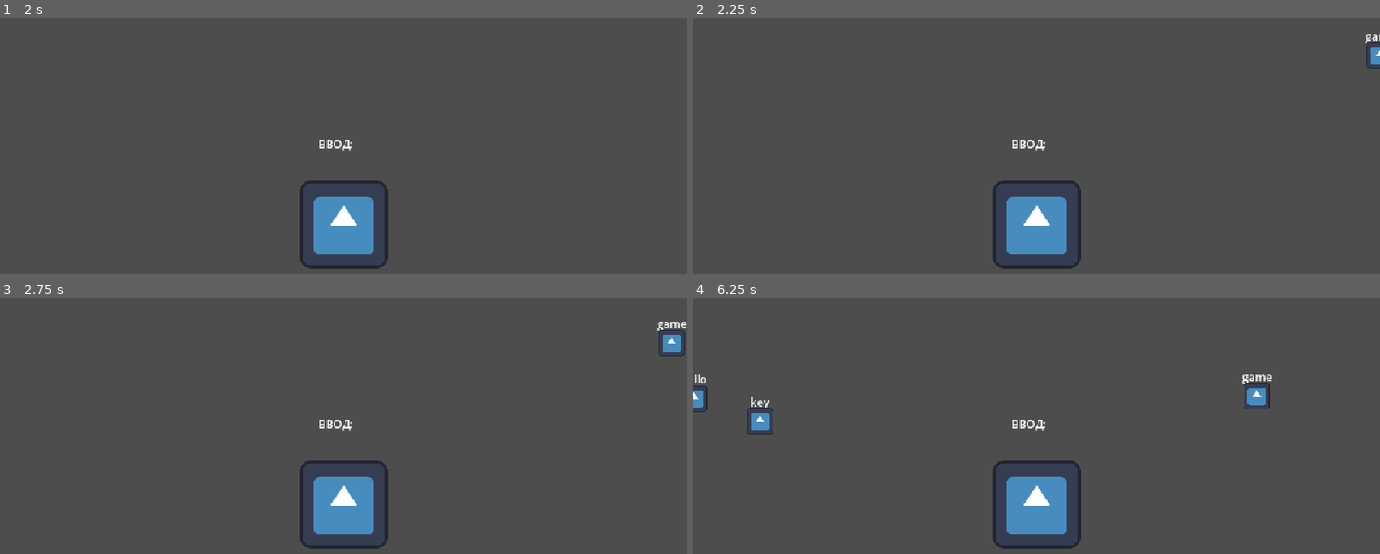
Above: before the commit, frames 1-4 (two rows, left to right).
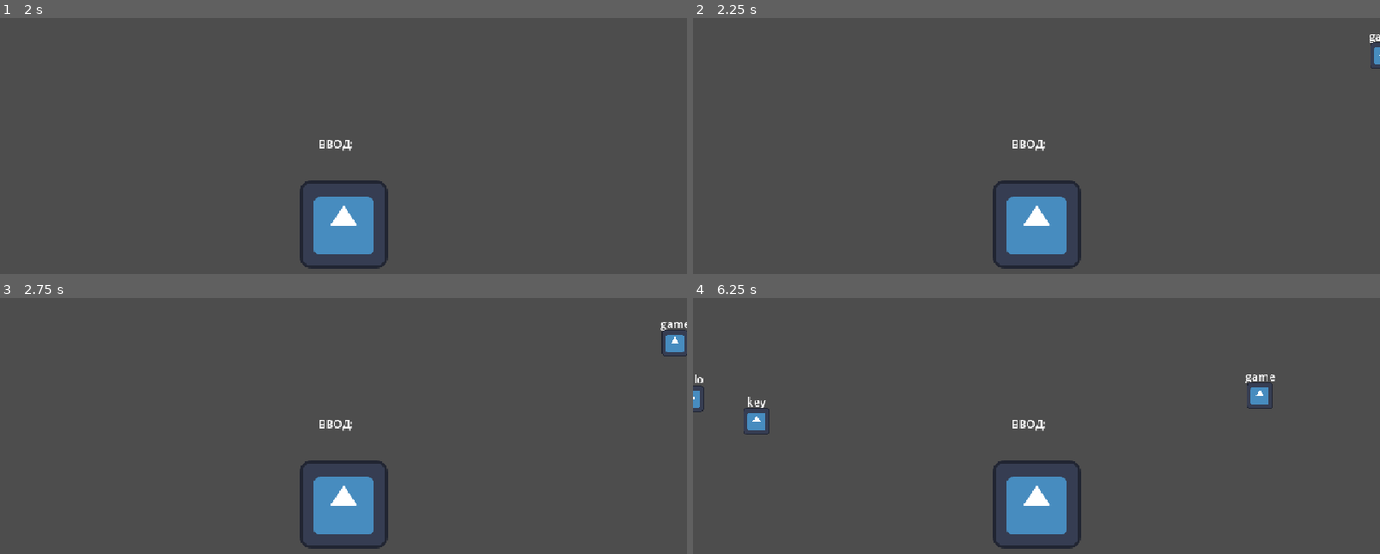
Above: after the commit, the same moments.

Repository: RuroXren/Individual_project_1
Game: Godot game, scene res://world.tscn
Two runs of this game, one before a commit and one after it. Both use one fixed random seed, a clock stepped at 60 frames per second and the inputs below. The engine's default icon, where the game draws it, is replaced by a stand-in: a white triangle on a blue panel in a dark square.
Inputs:
- Up to frame 1 (2 s): tap Enter at 0.5, 0.6 s; tap Space at 1.25 s; tap Backspace at 1.35 s
- Up to frame 2 (2.25 s): tap Enter at 2, 2.1 s
- Up to frame 3 (2.75 s): no input
- Up to frame 4 (6.25 s): tap Backspace at 2.85, 4.35, 5.85 s; tap Enter at 3.6, 5.1 s

Frame 1 is identical in both runs. In frame 2, 0.1% of the frame differs, in the area x 97-100%, y 6-20%; in frame 3, 0.2%; in frame 4, 0.6%, in the area x 0-85%, y 29-54%.

Commit message:
Make a game "Engine"

Diff:
--- a/world.gd
+++ b/world.gd
@@ -2,7 +2,7 @@
 
 const SCREEN_W := 1000
 const SCREEN_H := 600
-const MARGIN := 10
+const MARGIN := 15
 var words_list = ["hello", "boat", "human", "game", "key", "lock", "pizza"]
 
 func _ready():
